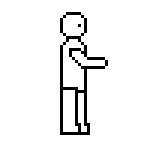
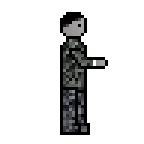
Before/after of a 144x144 layered artwork. What changed in the layer stack:
painted on "Hair" over [63, 15, 84, 27]
painted on "Color" over [63, 15, 105, 132]
